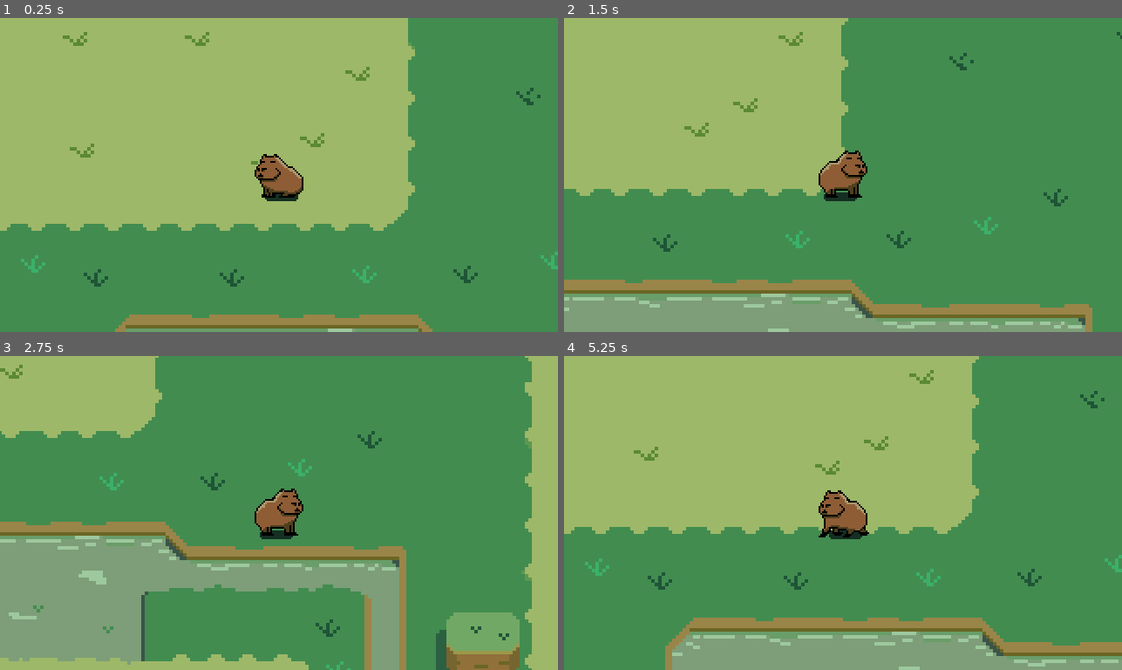
Above: before the commit, frames 1-4 (two rows, left to right).
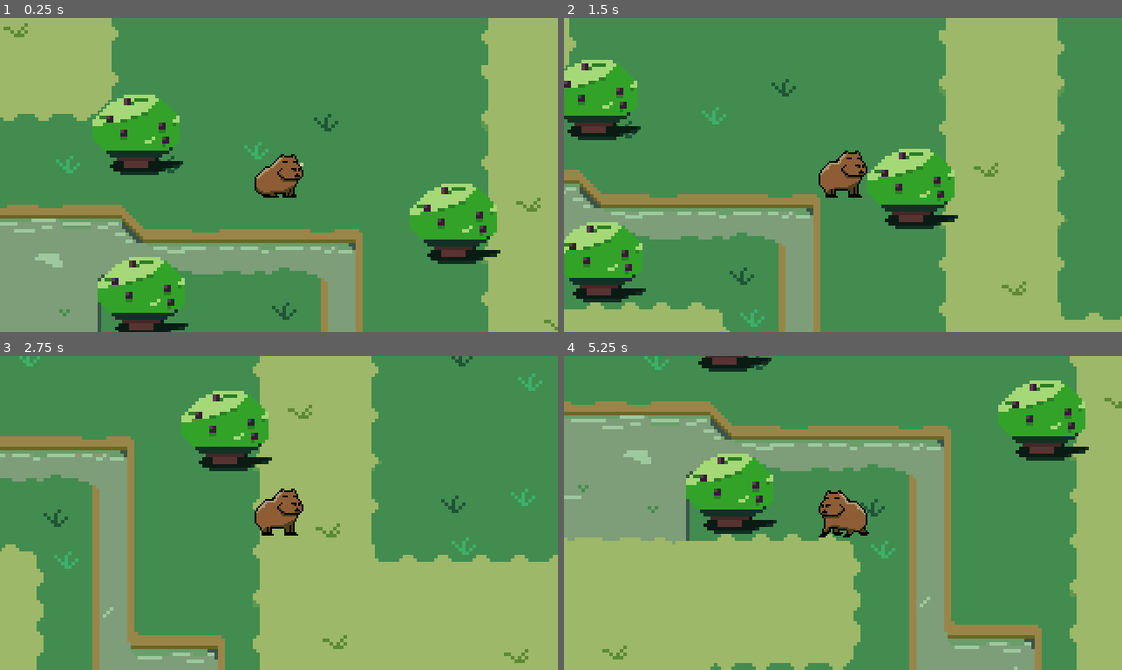
Above: after the commit, the same moments.

Repository: JesusRoberto64/Taller-de-videojuegos
Game: Godot game, scene res://Escenas/Basico/main.tscn
Same seed, same stepped clock (60 frames per second), same inputs: the game is played once before the commit and once after it. Before the commit the project starts from res://Escenas/Movimiento/Simple/main.tscn.
Inputs:
- Up to frame 1 (0.25 s): no input
- Up to frame 2 (1.5 s): hold Right (ui_right) 0.53-1.28 s; hold Down (ui_down) from 1.28 s (still down)
- Up to frame 3 (2.75 s): release Down (ui_down) at 2.03 s; hold Right (ui_right) from 2.03 s (still down)
- Up to frame 4 (5.25 s): release Right (ui_right) at 2.78 s; hold Up (ui_up) 2.78-3.53 s; hold Left (ui_left) 3.53-5.03 s; hold Down (ui_down) from 5.03 s (still down)

The runs differ from the first frame. In frame 1, 76% of the frame differs, in the area x 0-100%, y 0-100%; in frame 2, 70%; in frame 3, 62%; in frame 4, 80%.

Commit message:
actividades de manual

Diff:
--- /dev/null
+++ b/Escenas/Basico/arbusto.tscn
@@ -0,0 +1,15 @@
+[gd_scene load_steps=3 format=3 uid="uid://penn6c6lob82"]
+
+[ext_resource type="Texture2D" uid="uid://jk55a8txd5tv" path="res://Recursos/arbusto.png" id="1_w3il7"]
+
+[sub_resource type="RectangleShape2D" id="RectangleShape2D_w3il7"]
+size = Vector2(25, 21)
+
+[node name="Arbusto" type="Sprite2D"]
+texture = ExtResource("1_w3il7")
+
+[node name="StaticBody2D" type="StaticBody2D" parent="."]
+
+[node name="CollisionShape2D" type="CollisionShape2D" parent="StaticBody2D"]
+position = Vector2(-0.5, 0.5)
+shape = SubResource("RectangleShape2D_w3il7")
--- /dev/null
+++ b/Escenas/Basico/main.tscn
@@ -0,0 +1,33 @@
+[gd_scene load_steps=4 format=3 uid="uid://bkiiobolxfruw"]
+
+[ext_resource type="Texture2D" uid="uid://6sppvdg6lg0e" path="res://Recursos/fondo_02.png" id="1_6lbni"]
+[ext_resource type="PackedScene" uid="uid://penn6c6lob82" path="res://Escenas/Basico/arbusto.tscn" id="2_vt1rs"]
+[ext_resource type="PackedScene" uid="uid://bawq6kgmxe583" path="res://Escenas/Basico/player.tscn" id="3_0kh0y"]
+
+[node name="main" type="Node2D"]
+
+[node name="Arbusto" parent="." instance=ExtResource("2_vt1rs")]
+position = Vector2(89, 37)
+scale = Vector2(2, 2)
+
+[node name="Arbusto2" parent="." instance=ExtResource("2_vt1rs")]
+position = Vector2(271, 88)
+scale = Vector2(2, 2)
+
+[node name="Arbusto3" parent="." instance=ExtResource("2_vt1rs")]
+position = Vector2(92, 130)
+scale = Vector2(2, 2)
+
+[node name="Player" parent="." instance=ExtResource("3_0kh0y")]
+position = Vector2(170, 63)
+
+[node name="ParallaxBackground" type="ParallaxBackground" parent="."]
+
+[node name="ParallaxLayer" type="ParallaxLayer" parent="ParallaxBackground"]
+motion_mirroring = Vector2(640, 360)
+
+[node name="Fondo" type="Sprite2D" parent="ParallaxBackground/ParallaxLayer"]
+scale = Vector2(2, 2)
+texture = ExtResource("1_6lbni")
+centered = false
+metadata/_edit_lock_ = true
--- /dev/null
+++ b/Escenas/Basico/player.tscn
@@ -0,0 +1,98 @@
+[gd_scene load_steps=15 format=3 uid="uid://bawq6kgmxe583"]
+
+[ext_resource type="Texture2D" uid="uid://b2f6knsflsabs" path="res://Recursos/capibara Idle.png" id="1_i8vih"]
+[ext_resource type="Script" uid="uid://gqc06qlx56cf" path="res://Logica/player.gd" id="1_qgqwx"]
+[ext_resource type="Texture2D" uid="uid://di6q1gtsyuwye" path="res://Recursos/capibara.png" id="2_qgqwx"]
+
+[sub_resource type="AtlasTexture" id="AtlasTexture_cgfde"]
+atlas = ExtResource("1_i8vih")
+region = Rect2(32, 0, 32, 32)
+
+[sub_resource type="AtlasTexture" id="AtlasTexture_xlwfv"]
+atlas = ExtResource("1_i8vih")
+region = Rect2(0, 32, 32, 32)
+
+[sub_resource type="AtlasTexture" id="AtlasTexture_7v5l4"]
+atlas = ExtResource("1_i8vih")
+region = Rect2(32, 32, 32, 32)
+
+[sub_resource type="AtlasTexture" id="AtlasTexture_b21vg"]
+atlas = ExtResource("1_i8vih")
+region = Rect2(0, 64, 32, 32)
+
+[sub_resource type="AtlasTexture" id="AtlasTexture_ohiiw"]
+atlas = ExtResource("1_i8vih")
+region = Rect2(32, 64, 32, 32)
+
+[sub_resource type="AtlasTexture" id="AtlasTexture_knqkl"]
+atlas = ExtResource("2_qgqwx")
+region = Rect2(0, 0, 32, 32)
+
+[sub_resource type="AtlasTexture" id="AtlasTexture_ul4kv"]
+atlas = ExtResource("2_qgqwx")
+region = Rect2(32, 0, 32, 32)
+
+[sub_resource type="AtlasTexture" id="AtlasTexture_oba5i"]
+atlas = ExtResource("2_qgqwx")
+region = Rect2(0, 32, 32, 32)
+
+[sub_resource type="AtlasTexture" id="AtlasTexture_y717v"]
+atlas = ExtResource("2_qgqwx")
+region = Rect2(32, 32, 32, 32)
+
+[sub_resource type="SpriteFrames" id="SpriteFrames_vwnoe"]
+animations = [{
+"frames": [{
+"duration": 1.0,
+"texture": SubResource("AtlasTexture_cgfde")
+}, {
+"duration": 1.0,
+"texture": SubResource("AtlasTexture_xlwfv")
+}, {
+"duration": 1.0,
+"texture": SubResource("AtlasTexture_7v5l4")
+}, {
+"duration": 1.0,
+"texture": SubResource("AtlasTexture_b21vg")
+}, {
+"duration": 1.0,
+"texture": SubResource("AtlasTexture_ohiiw")
+}],
+"loop": true,
+"name": &"idle",
+"speed": 5.0
+}, {
+"frames": [{
+"duration": 1.0,
+"texture": SubResource("AtlasTexture_knqkl")
+}, {
+"duration": 1.0,
+"texture": SubResource("AtlasTexture_ul4kv")
+}, {
+"duration": 1.0,
+"texture": SubResource("AtlasTexture_oba5i")
+}, {
+"duration": 1.0,
+"texture": SubResource("AtlasTexture_y717v")
+}],
+"loop": true,
+"name": &"walking",
+"speed": 5.0
+}]
+
+[sub_resource type="RectangleShape2D" id="RectangleShape2D_qgqwx"]
+size = Vector2(28, 27)
+
+[node name="Player" type="CharacterBody2D"]
+script = ExtResource("1_qgqwx")
+
+[node name="AnimatedSprite2D" type="AnimatedSprite2D" parent="."]
+sprite_frames = SubResource("SpriteFrames_vwnoe")
+animation = &"walking"
+autoplay = "idle"
+
+[node name="CollisionShape2D" type="CollisionShape2D" parent="."]
+position = Vector2(0, -0.5)
+shape = SubResource("RectangleShape2D_qgqwx")
+
+[node name="Camera2D" type="Camera2D" parent="."]
--- a/Escenas/Movimiento/Desliz/main.tscn
+++ b/Escenas/Movimiento/Desliz/main.tscn
@@ -131,3 +131,5 @@
 texture = ExtResource("4_qya0g")
 centered = false
 metadata/_edit_lock_ = true
+
+[node name="Sprite2D" type="Sprite2D" parent="."]
--- a/Escenas/Movimiento/Desliz/player.gd
+++ b/Escenas/Movimiento/Desliz/player.gd
@@ -29,6 +29,7 @@
 	velocity = accel
 	move_and_slide()
 	screen_limit()
+
 	pass
 
 func screen_limit() -> void:
--- a/Escenas/Movimiento/Simple/main.tscn
+++ b/Escenas/Movimiento/Simple/main.tscn
@@ -7,6 +7,7 @@
 [ext_resource type="Texture2D" uid="uid://6sppvdg6lg0e" path="res://Recursos/fondo_02.png" id="5_7reau"]
 [ext_resource type="Texture2D" uid="uid://ca3w7sc8qkqe1" path="res://Recursos/tiles_00.png" id="6_7reau"]
 [ext_resource type="Texture2D" uid="uid://bmqya8hv8wcg2" path="res://Recursos/tiles_shadow_00.png" id="7_jcit5"]
+[ext_resource type="PackedScene" uid="uid://penn6c6lob82" path="res://Escenas/Basico/arbusto.tscn" id="8_5wqdi"]
 
 [sub_resource type="AtlasTexture" id="AtlasTexture_frres"]
 atlas = ExtResource("1_b3bwd")
@@ -165,6 +166,7 @@
 
 [node name="Player" type="CharacterBody2D" parent="Y-sort"]
 script = ExtResource("1_jcit5")
+speed = 138.17
 
 [node name="player" type="AnimatedSprite2D" parent="Y-sort/Player"]
 y_sort_enabled = true
@@ -199,3 +201,6 @@
 scale = Vector2(2, 2)
 tile_map_data = PackedByteArray("AAAFAAMAAwAAAAAAAAACAAcAAwAAAAAAAAAGAAUAAwAAAAAAAAAFAAgAAwAAAAAAAAAGAAoABAABAAAAAAADAAMABAABAAAAAAADAAsABAABAAAAAAAKAAcABQABAAAAAAAFAAEABQABAAAAAAABAAkABQABAAAAAAA=")
 tile_set = SubResource("TileSet_d3k73")
+
+[node name="Arbusto" parent="Y-sort" instance=ExtResource("8_5wqdi")]
+position = Vector2(173, 45)
--- a/Escenas/Movimiento/Simple/player_characterbody.gd
+++ b/Escenas/Movimiento/Simple/player_characterbody.gd
@@ -9,21 +9,22 @@
 
 	# Botones para izquerda y derecha
 	if Input.is_action_pressed("ui_right"):
-		mov.x = mov.x + speed
+		mov.x = 1.0
 		sprite_anim.flip_h = false # cambia la dirección del sprite
 		shadow.offset.x = -8.00
 	elif Input.is_action_pressed("ui_left"):
-		mov.x = mov.x - speed
+		mov.x = -1.0
 		sprite_anim.flip_h = true # cambia la dirección del sprite
 		shadow.offset.x = -4.0
 
 	# Botones para arriba y abajo
 	if Input.is_action_pressed("ui_down"):
-		mov.y = mov.y + speed
+		mov.y = 1.0
 	elif Input.is_action_pressed("ui_up"):
-		mov.y = mov.y - speed
+		mov.y = -1.0
 
-	velocity = mov
+	velocity = mov.normalized() * speed # Velocidad final
+	# Funcion que mueve el personaje tomando en cuenta su colisión.
 	move_and_slide()
 
 	# Animación
--- /dev/null
+++ b/Logica/player.gd
@@ -0,0 +1,26 @@
+extends CharacterBody2D
+
+var speed = 100
+@onready var sprite_anim = $AnimatedSprite2D
+
+func _process(_delta: float) -> void:
+	var mov = Vector2.ZERO
+	# Botones para izquierda y derecha
+	if Input.is_action_pressed("ui_right"):
+		mov.x = 1.0
+		sprite_anim.flip_h = false
+	elif Input.is_action_pressed("ui_left"):
+		mov.x = -1.0
+		sprite_anim.flip_h = true
+
+	if Input.is_action_pressed("ui_up"):
+		mov.y = -1.0
+	if Input.is_action_pressed("ui_down"):
+		mov.y = 1.0
+
+	velocity = mov * speed
+	move_and_slide()
+	if mov != Vector2.ZERO:
+		sprite_anim.play("walking")
+	else:
+		sprite_anim.play("idle")
--- a/project.godot
+++ b/project.godot
@@ -11,7 +11,7 @@
 [application]
 
 config/name="Taller de Videojuegos"
-run/main_scene="uid://dtki6ywokbp6j"
+run/main_scene="res://Escenas/Basico/main.tscn"
 config/features=PackedStringArray("4.4", "GL Compatibility")
 config/icon="res://icon.svg"
 
@@ -19,8 +19,6 @@
 
 window/size/viewport_width=320
 window/size/viewport_height=180
-window/size/window_width_override=640
-window/size/window_height_override=360
 window/stretch/mode="viewport"
 
 [rendering]
Not shown: 1 places in Escenas/Movimiento/Simple/main.tscn that only renumber resources
Not shown, added: Logica/player.gd.uid
Binary file added: Recursos/arbusto.png
Not shown, added: Recursos/arbusto.png.import
Not shown, added: Introducción al Arte y Programación de Videojuegos.pdf
